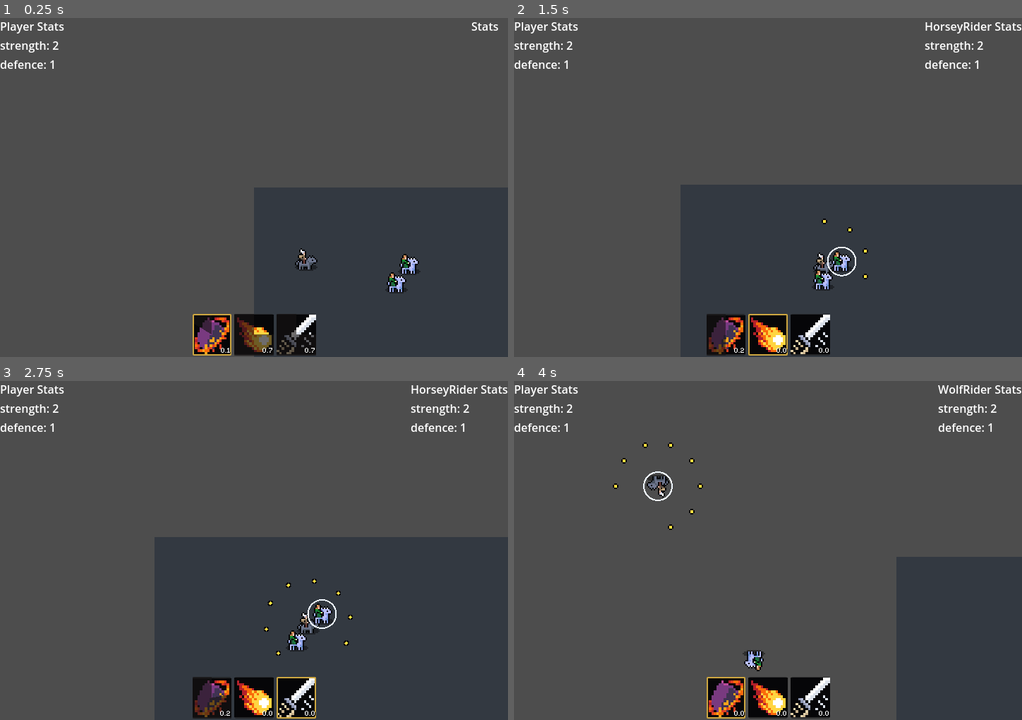
Above: before the commit, frames 1-4 (two rows, left to right).
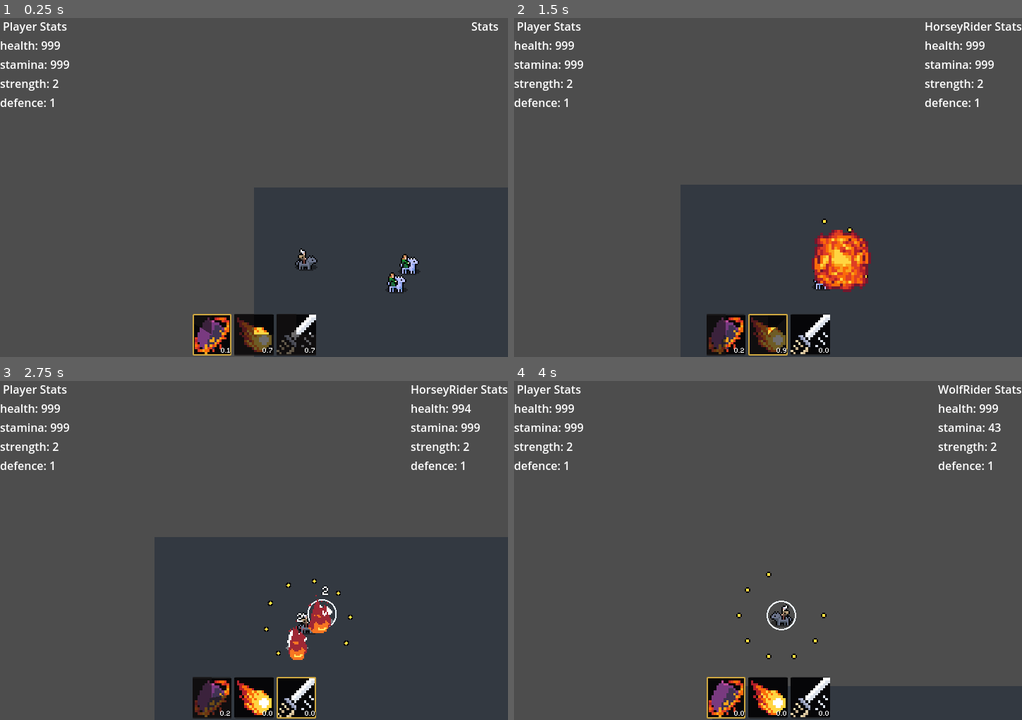
Above: after the commit, the same moments.

Repository: Snayff/not_quite_paradise4
Game: Godot game, scene res://world.tscn
Two runs of this game, one before a commit and one after it. Both use one fixed random seed, a clock stepped at 60 frames per second and the inputs below. The engine's default icon, where the game draws it, is replaced by a stand-in: a white triangle on a blue panel in a dark square.
Inputs:
- Up to frame 1 (0.25 s): no input
- Up to frame 2 (1.5 s): hold D (move_right) 0.53-1.28 s; tap Tab (next_active) at 0.6 s; hold S (move_down) from 1.28 s (still down); tap Space (use_active) at 1.35 s
- Up to frame 3 (2.75 s): release S (move_down) at 2.03 s; hold D (move_right) from 2.03 s (still down); tap Tab (next_active) at 2.1 s
- Up to frame 4 (4 s): release D (move_right) at 2.78 s; hold W (move_up) 2.78-3.53 s; tap Space (use_active) at 2.85 s; hold A (move_left) from 3.53 s (still down); tap Tab (next_active) at 3.6 s

The runs differ from the first frame. In frame 1, 0.8% of the frame differs, in the area x 0-14%, y 1-27%; in frame 2, 3.5%; in frame 3, 2.1%; in frame 4, 13%, in the area x 0-100%, y 1-100%.
Error before the commit: Invalid call. Nonexistent function 'get_supply' in base 'Nil'. (res://scripts/components/functionals/combat_active_container.gd:135)

Commit message:
added supply to stat panels, amended facing to only apply to sprite

Diff:
--- a/scenes/abcs/combat_actor.tscn
+++ b/scenes/abcs/combat_actor.tscn
@@ -33,26 +33,34 @@
 "speed": 5.0
 }]
 
-[sub_resource type="Resource" id="Resource_353f1"]
+[sub_resource type="Resource" id="Resource_udcyc"]
 resource_local_to_scene = true
 resource_name = "Strength"
 script = ExtResource("13_hojhi")
 type = 0
 base_value = 2.0
 
-[sub_resource type="Resource" id="Resource_8naga"]
+[sub_resource type="Resource" id="Resource_h6t5y"]
 resource_local_to_scene = true
 resource_name = "Defence"
 script = ExtResource("13_hojhi")
 type = 1
 base_value = 1.0
 
-[sub_resource type="Resource" id="Resource_7g2hc"]
+[sub_resource type="Resource" id="Resource_xvehv"]
 resource_local_to_scene = true
 resource_name = "Health"
 script = ExtResource("15_suttt")
 type = 0
 max_value = 999
+regeneration_per_second = 0.0
+
+[sub_resource type="Resource" id="Resource_5hg0c"]
+resource_local_to_scene = true
+resource_name = "Stamina"
+script = ExtResource("15_suttt")
+type = 1
+max_value = 50
 regeneration_per_second = 0.0
 
 [node name="CombatActor" type="RigidBody2D"]
@@ -118,15 +126,15 @@
 _root = NodePath("..")
 _font = ExtResource("10_nqnyt")
 
-[node name="PhysicsMovement" type="Node" parent="." node_paths=PackedStringArray("_root")]
+[node name="PhysicsMovement" type="Node" parent="." node_paths=PackedStringArray("_main_sprite")]
 unique_name_in_owner = true
 script = ExtResource("12_73flk")
-_root = NodePath("..")
+_main_sprite = NodePath("../AnimatedSprite2D")
 
 [node name="StatsContainer" type="Node" parent="."]
 unique_name_in_owner = true
 script = ExtResource("12_dnaiq")
-_stats = Array[ExtResource("13_hojhi")]([SubResource("Resource_353f1"), SubResource("Resource_8naga")])
+_stats = Array[ExtResource("13_hojhi")]([SubResource("Resource_udcyc"), SubResource("Resource_h6t5y")])
 
 [node name="BoonsBanesContainer" type="Node" parent="." node_paths=PackedStringArray("_root", "_death_trigger")]
 unique_name_in_owner = true
@@ -137,14 +145,15 @@
 [node name="SupplyContainer" type="Node" parent="."]
 unique_name_in_owner = true
 script = ExtResource("14_rlc1x")
-_editor_supplies = Array[ExtResource("15_suttt")]([SubResource("Resource_7g2hc")])
+_editor_supplies = Array[ExtResource("15_suttt")]([SubResource("Resource_xvehv"), SubResource("Resource_5hg0c")])
 
-[node name="CombatActiveContainer" type="Node2D" parent="." node_paths=PackedStringArray("_root", "_allegiance", "_cast_position")]
+[node name="CombatActiveContainer" type="Node2D" parent="." node_paths=PackedStringArray("_root", "_allegiance", "_cast_position", "_supplies")]
 unique_name_in_owner = true
 script = ExtResource("16_von4t")
 _root = NodePath("..")
 _allegiance = NodePath("../Allegiance")
 _cast_position = NodePath("../CentrePivot/CastPosition")
+_supplies = NodePath("../SupplyContainer")
 
 [node name="CentrePivot" type="Marker2D" parent="."]
 unique_name_in_owner = true
--- a/scenes/combat_actors/wolf_rider.tscn
+++ b/scenes/combat_actors/wolf_rider.tscn
@@ -59,12 +59,20 @@
 type = 1
 base_value = 1.0
 
-[sub_resource type="Resource" id="Resource_235dy"]
+[sub_resource type="Resource" id="Resource_xvehv"]
 resource_local_to_scene = true
 resource_name = "Health"
 script = ExtResource("9_r5a4j")
 type = 0
 max_value = 999
+regeneration_per_second = 0.0
+
+[sub_resource type="Resource" id="Resource_5hg0c"]
+resource_local_to_scene = true
+resource_name = "Stamina"
+script = ExtResource("9_r5a4j")
+type = 1
+max_value = 50
 regeneration_per_second = 0.0
 
 [node name="WolfRider" instance=ExtResource("1_m432m")]
@@ -87,7 +95,7 @@
 _stats = Array[ExtResource("9_nf076")]([SubResource("Resource_uul7b"), SubResource("Resource_26qwx")])
 
 [node name="SupplyContainer" parent="." index="13"]
-_editor_supplies = Array[ExtResource("9_r5a4j")]([SubResource("Resource_235dy")])
+_editor_supplies = Array[ExtResource("9_r5a4j")]([SubResource("Resource_xvehv"), SubResource("Resource_5hg0c")])
 
 [node name="CirclingStars" parent="CombatActiveContainer" index="0" instance=ExtResource("7_47lvt")]
 
--- a/scenes/ui/stat_panel.gd
+++ b/scenes/ui/stat_panel.gd
@@ -45,11 +45,30 @@
 	if actor is not CombatActor:
 		return
 
+	# amend header
+	if name == "TargetStatPanel":
+		header.text = str(actor.name, " Stats")
+
+	# add supplies
+	var labels_added: int = 0
+	if actor._supply_container is SupplyContainerComponent:
+		var supplies: Array[SupplyComponent] = actor._supply_container.get_all_supplies()
+		for i in range(supplies.size()):
+			var supply = supplies[i]
+
+			# check if we need a new label. if we do, add one, based on initial label.
+			# either way, add stat data into the label.
+			if _labels.size() <= i:
+				var new_label: Label = label.duplicate()
+				add_child(new_label)
+				_labels.append(_apply_supply_data_to_label(new_label, supply))
+			else:
+				_labels[i] = _apply_supply_data_to_label(_labels[i], supply)
+
+			labels_added += 1
+
 	if actor.stats_container is not StatsContainerComponent:
 		return
-
-	if name == "TargetStatPanel":
-		header.text = str(actor.name, " Stats")
 
 	# loop all stats
 	var stats: Array[StatData] = actor.stats_container.get_all_stats()
@@ -58,12 +77,16 @@
 
 		# check if we need a new label. if we do, add one, based on initial label.
 		# either way, add stat data into the label.
-		if _labels.size() <= i:
+		if _labels.size() <= i + labels_added:
 			var new_label: Label = label.duplicate()
 			add_child(new_label)
 			_labels.append(_apply_stat_data_to_label(new_label, stat))
 		else:
-			_labels[i] = _apply_stat_data_to_label(_labels[i], stat)
+			_labels[i + labels_added] = _apply_stat_data_to_label(_labels[i + labels_added], stat)
+
+func  _apply_supply_data_to_label(label_: Label, supply: SupplyComponent) -> Label:
+	label_.text = str(Utility.get_enum_name(Constants.SUPPLY_TYPE, supply.type), ": ",  supply.value)
+	return label_
 
 func _apply_stat_data_to_label(label_: Label, stat: StatData) -> Label:
 	label_.text = str(Utility.get_enum_name(Constants.STAT_TYPE, stat.type), ": ", stat.value)
--- a/scripts/components/functionals/combat_active_container.gd
+++ b/scripts/components/functionals/combat_active_container.gd
@@ -52,6 +52,8 @@
 	assert(_root is CombatActor, "Misssing `_root`.")
 	assert(_allegiance is Allegiance, "Misssing `_allegiance`.")
 	assert(_cast_position is Marker2D, "Misssing `_cast_position`.")
+	assert(_supplies is SupplyContainerComponent, "Misssing `_supplies`.")
+
 
 	_update_actives_array()
 	_connect_to_actives_signals()
--- a/scripts/components/functionals/physics_movement.gd
+++ b/scripts/components/functionals/physics_movement.gd
@@ -21,7 +21,7 @@
 
 #region EXPORTS
 @export_group("Component Links")
-@export var _root: PhysicsBody2D  ## object we're attached to
+@export var _main_sprite: Node2D  ## the sprite we're going to flip the facing of, based on direction
 @export_group("Details")
 @export var is_attached_to_player: bool = false
 #endregion
@@ -100,16 +100,16 @@
 	if new_facing_left != _facing_left:
 		if new_facing_left:
 			# some nodes just need the x axis flipping
-			_root.scale.x = -1
+			_main_sprite.scale.x = -1
 
 			# but some nodes need their relative position flipping, too
-			if _root.position.x != 0:
-				_root.position.x = _root.position.x * -1
+			if _main_sprite.position.x != 0:
+				_main_sprite.position.x = _main_sprite.position.x * -1
 		else:
-			_root.scale.x = 1
+			_main_sprite.scale.x = 1
 
-			if _root.position.x != 0:
-				_root.position.x = _root.position.x * -1
+			if _main_sprite.position.x != 0:
+				_main_sprite.position.x = _main_sprite.position.x * -1
 
 	_facing_left = new_facing_left
 
--- a/scripts/components/functionals/supply_container.gd
+++ b/scripts/components/functionals/supply_container.gd
@@ -60,6 +60,9 @@
 
 	return null
 
+func get_all_supplies() -> Array[SupplyComponent]:
+	return _supplies
+
 func _apply_regen_to_all_supplies() -> void:
 	for supply in _supplies:
 		supply.apply_regen()
Not shown: 1 places in scenes/abcs/combat_actor.tscn that only renumber resources
Not shown: 1 places in scenes/combat_actors/wolf_rider.tscn that only renumber resources
